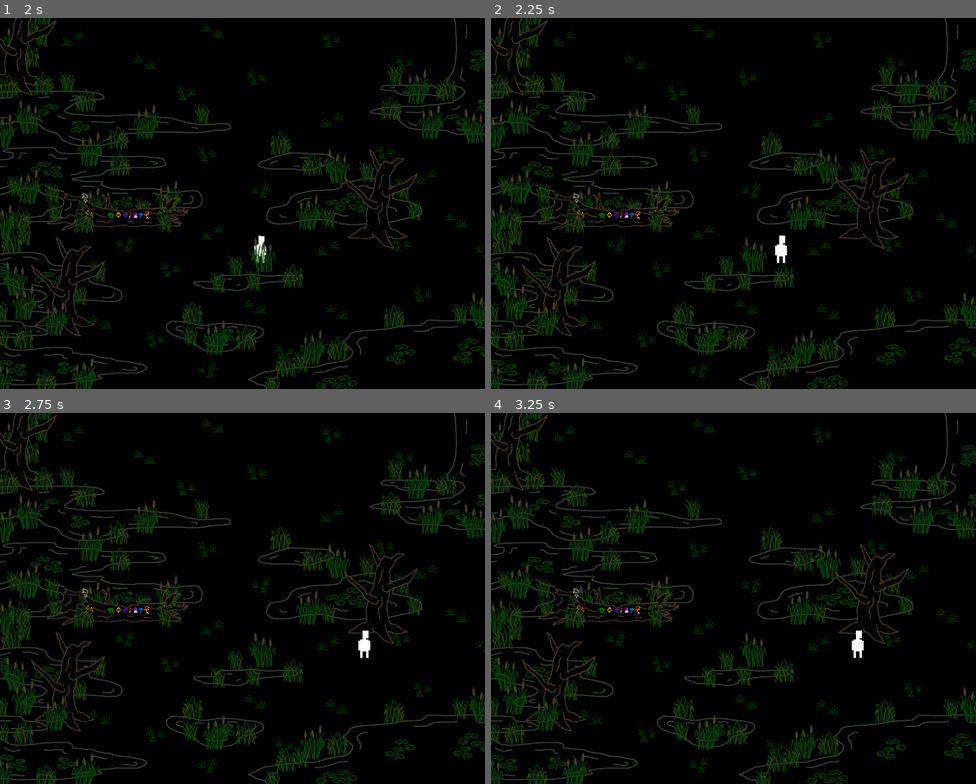
Above: before the commit, frames 1-4 (two rows, left to right).
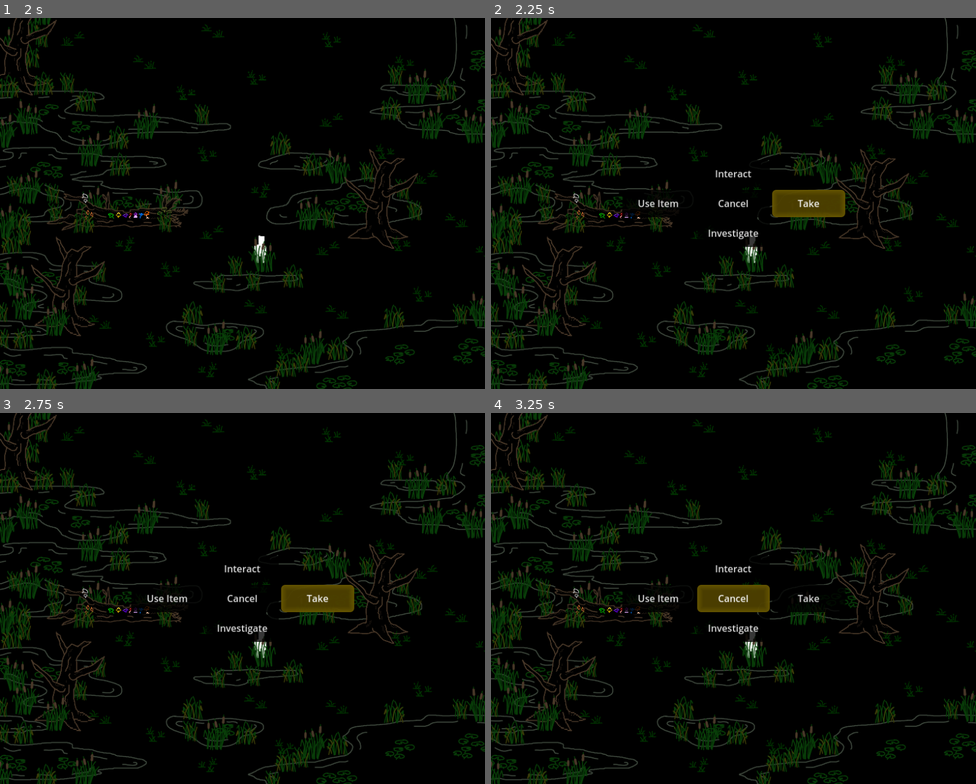
Above: after the commit, the same moments.

Repository: jschnurer/isle-of-lost-souls-godot
Game: Godot game, scene res://src/scenes/splash/splash_screens.tscn
Same seed, same stepped clock (60 frames per second), same inputs: the game is played once before the commit and once after it.
Inputs (mouse positions are in pixels of both pictures, inside the frame that each line leads up to):
- Up to frame 1 (2 s): tap Enter (ui_accept) at 0.5, 0.77, 1.25, 1.52 s; hold Right (ui_right) 0.53-1.28 s; hold Down (ui_down) from 1.28 s (still down)
- Up to frame 2 (2.25 s): tap Enter (ui_accept) at 2 s; release Down (ui_down) at 2.03 s; hold Right (ui_right) from 2.03 s (still down)
- Up to frame 3 (2.75 s): keep holding Right (ui_right)
- Up to frame 4 (3.25 s): release Right (ui_right) at 2.75 s; click (733, 568) at 2.75 s, where only the run after the commit has a clickable "Interact"

Frame 1 is identical in both runs. In frame 2, 2.2% of the frame differs, in the area x 27-74%, y 38-67%; in frame 3, 2.2%; in frame 4, 2.4%, in the area x 27-77%, y 38-67%.

Commit message:
added cattail and swamp tree events

Diff:
--- /dev/null
+++ b/src/scenes/objects/cattails/cattails.gd
@@ -0,0 +1,7 @@
+extends BaseEvent
+
+func investigate():
+	Utility.msg("Swamp.Shared.Cattail_Look")
+
+func take():
+	Utility.msg("Swamp.Shared.Cattail_Take")
--- a/src/scenes/objects/cattails/cattails.tscn
+++ b/src/scenes/objects/cattails/cattails.tscn
@@ -1,6 +1,8 @@
-[gd_scene load_steps=3 format=3 uid="uid://c1bqlc4yseggt"]
+[gd_scene load_steps=5 format=3 uid="uid://c1bqlc4yseggt"]
 
 [ext_resource type="Texture2D" uid="uid://cvkqpmpskx371" path="res://art/actors/cattails.png" id="1_q2dnd"]
+[ext_resource type="Script" path="res://src/scenes/objects/cattails/cattails.gd" id="2_7qnqp"]
+[ext_resource type="PackedScene" uid="uid://jq86y8xhq3cm" path="res://src/events/game_event/game_event.tscn" id="3_mpiu8"]
 
 [sub_resource type="RectangleShape2D" id="RectangleShape2D_yt08s"]
 size = Vector2(43, 16.5)
@@ -10,9 +12,16 @@
 texture_filter = 1
 texture = ExtResource("1_q2dnd")
 offset = Vector2(0, -23.595)
+script = ExtResource("2_7qnqp")
 
 [node name="StaticBody2D" type="StaticBody2D" parent="."]
 
 [node name="CollisionShape2D" type="CollisionShape2D" parent="StaticBody2D"]
 position = Vector2(-1, 1)
 shape = SubResource("RectangleShape2D_yt08s")
+
+[node name="GameEvent" parent="." instance=ExtResource("3_mpiu8")]
+
+[node name="CollisionShape2D2" type="CollisionShape2D" parent="GameEvent"]
+position = Vector2(-1, 1)
+shape = SubResource("RectangleShape2D_yt08s")
--- /dev/null
+++ b/src/scenes/objects/tree/swamp_tree.gd
@@ -0,0 +1,7 @@
+extends BaseEvent
+
+func investigate():
+	Utility.msg("Swamp.Shared.Tree_Look")
+
+func take():
+	Utility.msg("Swamp.Shared.Tree_Take")
--- a/src/scenes/objects/tree/swamp_tree.tscn
+++ b/src/scenes/objects/tree/swamp_tree.tscn
@@ -1,14 +1,23 @@
-[gd_scene load_steps=2 format=3 uid="uid://duyi2dghibnak"]
+[gd_scene load_steps=4 format=3 uid="uid://duyi2dghibnak"]
 
 [ext_resource type="Texture2D" uid="uid://gsdehb166o5m" path="res://art/actors/swamp_tree.png" id="1_0reow"]
+[ext_resource type="Script" path="res://src/scenes/objects/tree/swamp_tree.gd" id="2_yonxm"]
+[ext_resource type="PackedScene" uid="uid://jq86y8xhq3cm" path="res://src/events/game_event/game_event.tscn" id="3_rmkom"]
 
 [node name="SwampTree" type="Sprite2D"]
 y_sort_enabled = true
 texture = ExtResource("1_0reow")
 offset = Vector2(0, -55)
+script = ExtResource("2_yonxm")
 
 [node name="StaticBody2D" type="StaticBody2D" parent="."]
 
 [node name="CollisionPolygon2D" type="CollisionPolygon2D" parent="StaticBody2D"]
 position = Vector2(0, -54)
 polygon = PackedVector2Array(-56, 65, -39, 51, -24, 43, -4, 40, 14, 43, 25, 51, 46, 64, 29, 67, 17, 74, 22, 83, 3, 78, -10, 65, -29, 68)
+
+[node name="GameEvent" parent="." instance=ExtResource("3_rmkom")]
+
+[node name="CollisionPolygon2D2" type="CollisionPolygon2D" parent="GameEvent"]
+position = Vector2(0, -54)
+polygon = PackedVector2Array(-56, 65, -39, 51, -24, 43, -4, 40, 14, 43, 25, 51, 46, 64, 29, 67, 17, 74, 22, 83, 3, 78, -10, 65, -29, 68)
--- a/src/text/game_script.json
+++ b/src/text/game_script.json
@@ -157,6 +157,12 @@
 	}
   },
   "Swamp": {
+	"Shared": {
+	  "Tree_Look": "It's a sickly looking, dead tree. It's covered in fungus and slick with rot.",
+	  "Tree_Take": "Carrying a rot-slicked tree seems problematic. And you have no way of felling it anyway.",
+	  "Cattail_Look": "It's a cattail. They look more like corn dogs than cat tails to you, though.",
+	  "Cattail_Take": "You can't imagine a use for them so you decide to leave them alone."
+	},
 	"Toppled_Tree": {
 	  "Log_Look": "A toppled tree rests here, infested with moss, lichen, and rot. An array of seven colorful mushrooms grow in a neat row.",
 	  "Mushroom_Touch_Moves": "You reach out to touch the mushroom but before you can quite reach it, it shudders and and suddenly shuffles across the log, avoiding your touch. You've never heard of moving mushrooms before!",
--- a/styles/base_theme.tres
+++ b/styles/base_theme.tres
@@ -17,7 +17,7 @@
 corner_radius_bottom_left = 6
 
 [sub_resource type="StyleBoxFlat" id="StyleBoxFlat_pytrn"]
-bg_color = Color(0, 0, 0, 0.784314)
+bg_color = Color(0, 0, 0, 0.627451)
 border_width_left = 10
 border_width_top = 10
 border_width_right = 10
